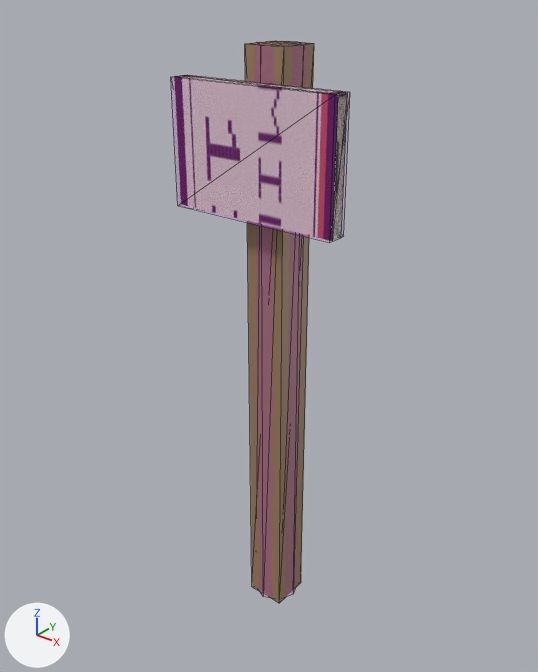
Two versions of the COLLADA model beamng-props/mile-marker/export/dae/milemarker_013.dae, one commit apart.
Rendered twice from a camera (50 mm lens) standing at (0.994, -1.277, 1.576) and looking at (-0.024, -0.004, 0.786). The axes (+X, +Y, +Z) are drawn at lower left. The lights are the same throughout. The older version comes first. Mesh edges are drawn as thin lines. Where no turn or scale is listed for an object, it has been applied to the vertices.

Script lines for the objects in view, before the commit:
```python
me_colmesh_post_1 = bpy.data.meshes.new('Colmesh_post-1')
me_colmesh_post_1.from_pydata(...)  # an 8-sided cylinder along z spanning x -0.06..0.06, y -0.06..0.06, z -0.725..0.725
me_colmesh_post_1.materials.append(mat_colmesh_material)  # pink #ff00ff
me_cube = bpy.data.meshes.new('Cube')
me_cube.from_pydata(...)  # a box spanning x -0.05..0.05, y -0.05..0.05, z -0.725..0.725
me_cube.materials.append(mat_wood_012)  # brown #a08161
me_cube_001 = bpy.data.meshes.new('Cube.001')
me_cube_001.from_pydata(...)  # a box spanning x -0.21..0.21, y -0.015..0.015, z -0.14..0.14
me_cube_001.materials.append(mat_sign_012)  # picture img_mile_013_png
ob_colmesh_post_1 = bpy.data.objects.new('Colmesh_post-1', me_colmesh_post_1)
ob_colmesh_post_1.location = (0.0, 0.0, 0.725)
ob_milemarker_013_a800 = bpy.data.objects.new('milemarker_013_a800', None)
ob_milemarker_013_a800.parent = ob_start01
ob_milemarker_013_a800.location = (0.0, 0.0, 0.0)
ob_post = bpy.data.objects.new('post', me_cube)
ob_post.location = (0.0, 0.0, 0.725)
ob_sign = bpy.data.objects.new('sign', me_cube_001)
ob_sign.location = (0.0, -0.08, 1.24)
# also in view: 'Colmesh_sign-1' at (0.0, -0.08, 1.24)
```
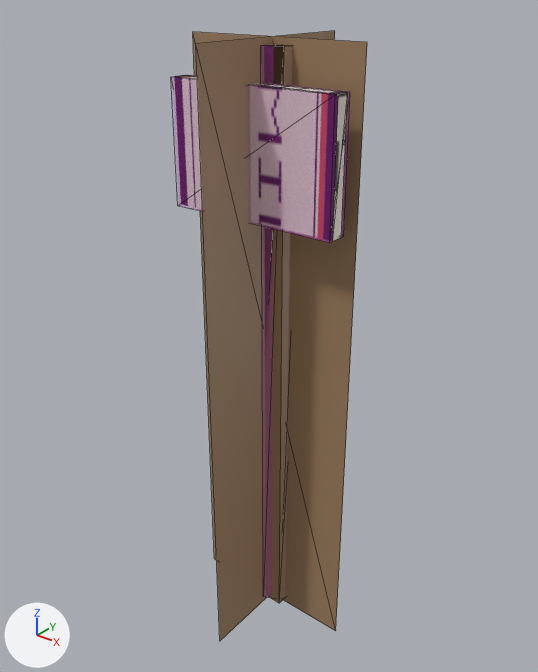
Not visible in the pictures: 'milemarker_013_a200'.

The newer file is also turned or shifted as a whole; pictures and numbers use the older file's frame.

Pixel boxes [x1, y1, x2, y2] of what changed, in the pictures (538 x 672 px):
'milemarker_013_a50', added (brown): after [193, 30, 367, 641]
'post', deleted (brown): before [245, 41, 314, 603]
'milemarker_013_a800', now drawn: after [177, 44, 347, 603]
    faces in mat_wood_012 (brown #a08161): [268, 44, 292, 603]
    faces in mat_sign_012 (picture img_mile_013_png): [177, 75, 347, 240]
'sign', deleted: before [177, 75, 347, 239]

The change, as a list of edits to the scene's bpy script:
```text
Add me_milemarker_013_a800:
    me_milemarker_013_a800.from_pydata(...)  # a box spanning x -0.05..0.05, y -0.05..0.05, z 0.0..1.45, material slot 0; a box spanning x -0.21..0.21, y -0.095..-0.065, z 1.1..1.38, material slot 1
    me_milemarker_013_a800.materials.append(mat_wood_012)  # brown #a08161
    me_milemarker_013_a800.materials.append(mat_sign_012)  # picture img_mile_013_png
Add me_milemarker_013_a50:
    me_milemarker_013_a50.from_pydata([(-0.22, 0.0, -0.014), (0.22, 0.0, -0.014), (0.22, 0.0, 1.464), (-0.22, 0.0, 1.464), (0.0, -0.22, -0.014), (0.0, 0.22, -0.014), (0.0, 0.22, 1.464), (0.0, -0.22, 1.464)], [], [(1, 3, 0), (5, 7, 4), (1, 2, 3), (5, 6, 7)])
    me_milemarker_013_a50.materials.append(mat_wood_012)  # brown #a08161
Add me_milemarker_013_a200:
    me_milemarker_013_a200.from_pydata(...)  # 10 vertices, 12 faces; spans x -0.21..0.21, y -0.062..0.072, z 0.0..1.45
    # faces by material slot: [8, 4]
    me_milemarker_013_a200.materials.append(mat_wood_012)  # brown #a08161
    me_milemarker_013_a200.materials.append(mat_sign_012)  # picture img_mile_013_png
Change ob_milemarker_013_a800:
    ob_milemarker_013_a800: bpy.data.objects.new('milemarker_013_a800', None) -> bpy.data.objects.new('milemarker_013_a800', me_milemarker_013_a800)
Remove ob_post:
    ob_post = bpy.data.objects.new('post', me_cube)
    ob_post.location = (0.0, 0.0, 0.725)
Remove ob_sign:
    ob_sign = bpy.data.objects.new('sign', me_cube_001)
    ob_sign.location = (0.0, -0.08, 1.24)
Add ob_milemarker_013_a50:
    ob_milemarker_013_a50 = bpy.data.objects.new('milemarker_013_a50', me_milemarker_013_a50)
    ob_milemarker_013_a50.location = (0.0, -0.022, 0.0)
Add ob_milemarker_013_a200:
    ob_milemarker_013_a200 = bpy.data.objects.new('milemarker_013_a200', me_milemarker_013_a200)
    ob_milemarker_013_a200.location = (0.0, -0.022, 0.0)
```
